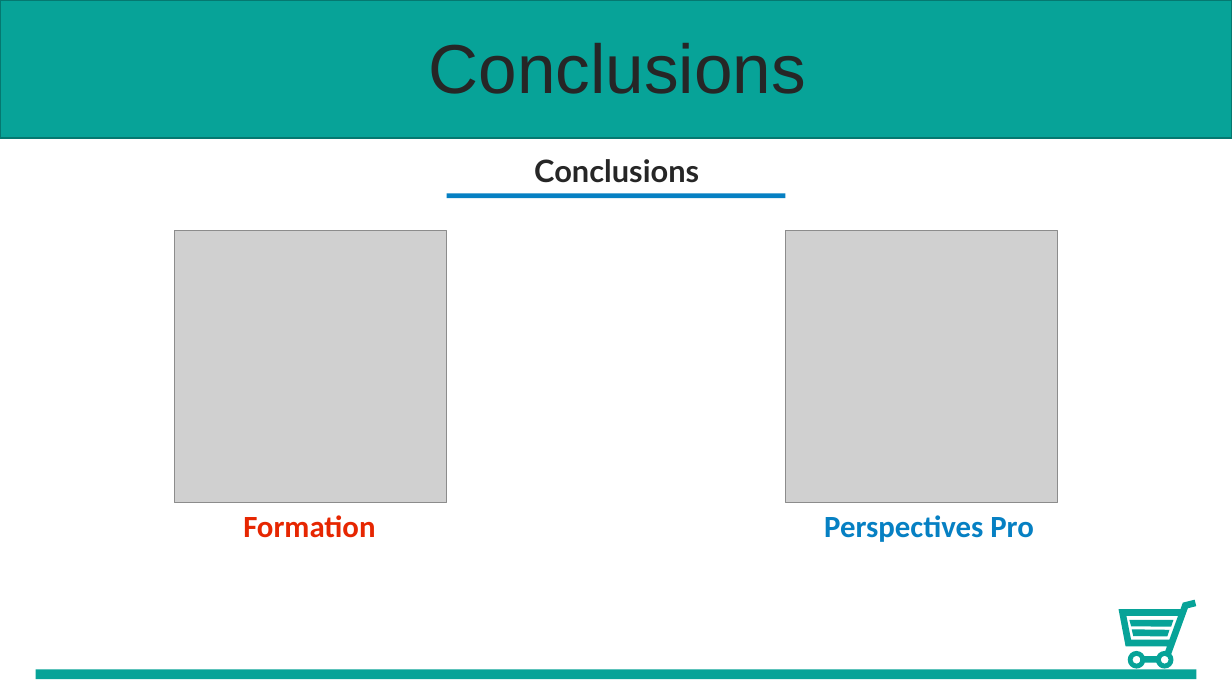
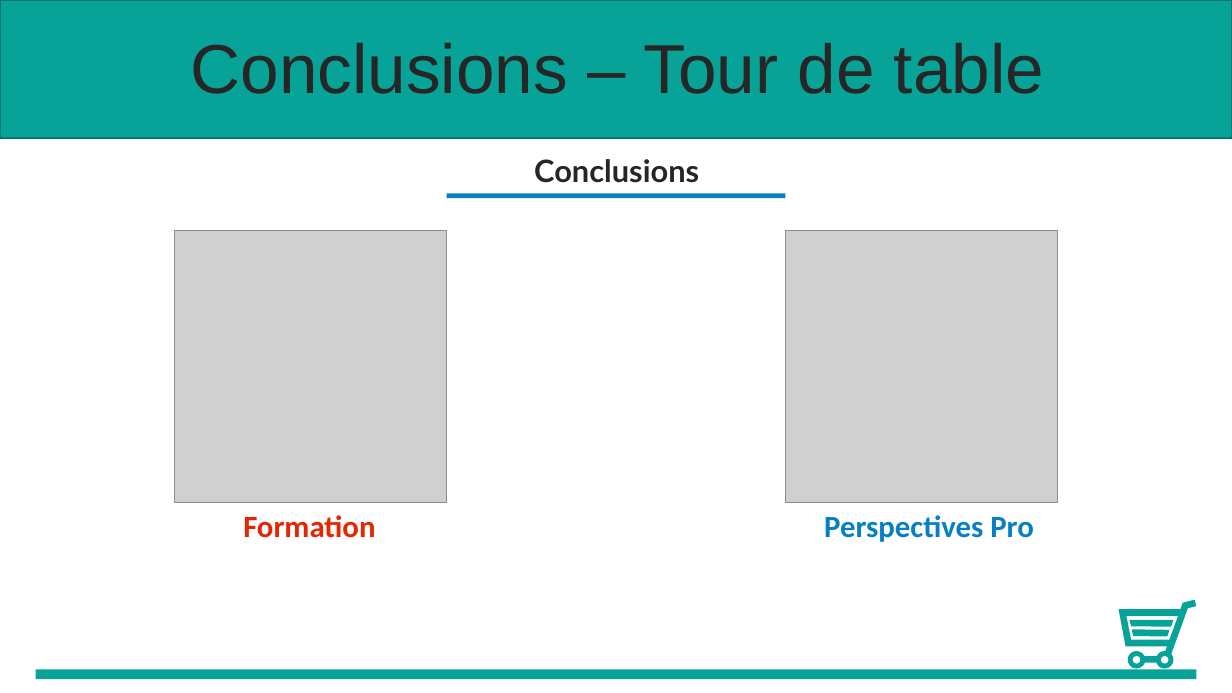
Before and after one commit to MaximeFerrand/E-Shop, a slide deck: slide 13 of PPT/Présentation1.pptx. Drawn at 1232x693 pixels with LibreOffice and Linux fonts; fonts in the diff are those of the drawing; grey boxes stand for pictures. Boxes give left, top, right and bottom in pixels: in the first picture for what was removed or moved away, otherwise in the second. Text is boxed around its words. In the diff, an @@ line names an element or a change of style, - is before the commit and + after.

```diff
--- a/PPT/Présentation1.pptx
+++ b/PPT/Présentation1.pptx
@@ text at box(190, 43, 1044, 94): text changed @@
-Conclusions
+Conclusions – Tour de table
```
Also in this commit, not shown: 8 other slides changed, 1 slide added.
